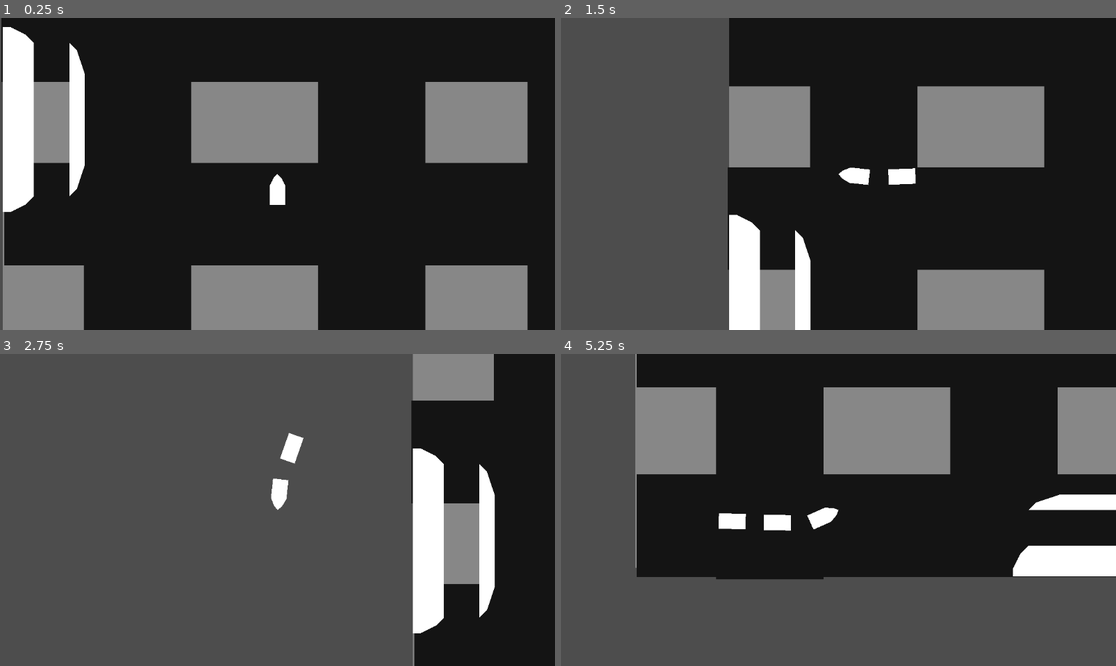
Above: before the commit, frames 1-4 (two rows, left to right).
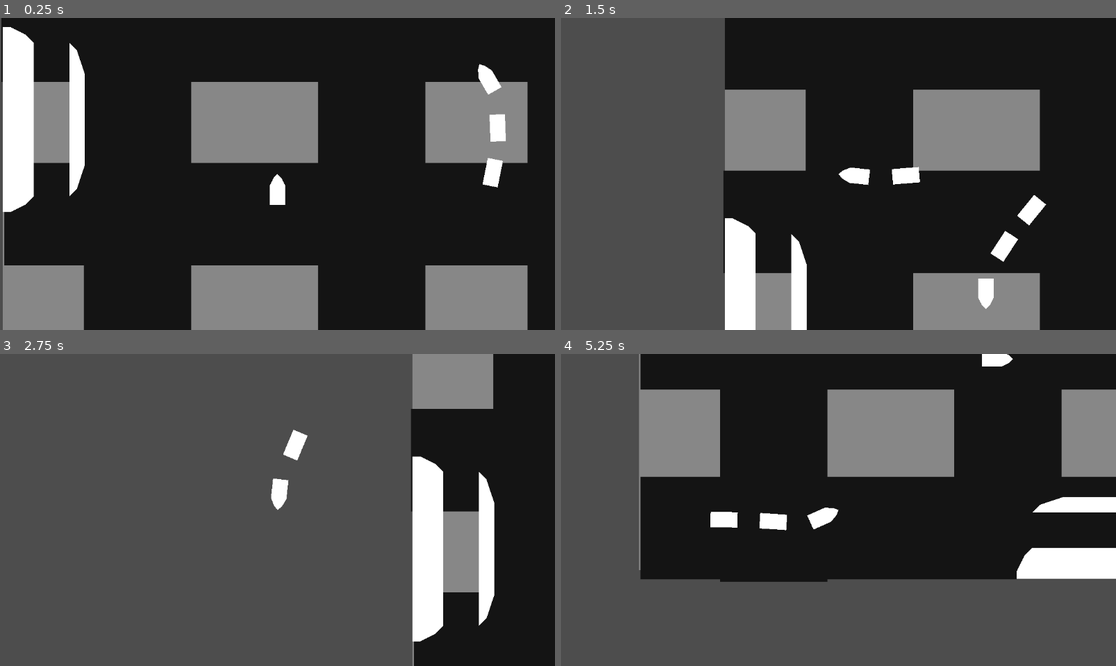
Above: after the commit, the same moments.

Repository: GodMadeEarth/Godot-Wild-Jam-59
Game: Godot game, scene res://sences/game.tscn
Same seed, same stepped clock (60 frames per second), same inputs: the game is played once before the commit and once after it.
Inputs:
- Up to frame 1 (0.25 s): no input
- Up to frame 2 (1.5 s): hold Up (ui_up) 0.53-1.28 s; hold A (Move_L) 0.53-1.28 s; tap D (Move_R) at 0.8, 1.35 s; hold Down (ui_down) from 1.28 s (still down)
- Up to frame 3 (2.75 s): tap A (Move_L) at 1.55 s; release Down (ui_down) at 2.03 s; hold Up (ui_up) from 2.03 s (still down); hold A (Move_L) from 2.03 s (still down); tap D (Move_R) at 2.3 s
- Up to frame 4 (5.25 s): release A (Move_L) at 2.78 s; tap D (Move_R) at 2.85, 3.8, 4.35 s; tap A (Move_L) at 3.05, 4.55 s; release Up (ui_up) at 3.53 s; hold A (Move_L) 3.53-4.28 s; hold Down (ui_down) from 3.53 s (still down); hold A (Move_L) from 5.03 s (still down)

The runs differ from the first frame. In frame 1, 0.7% of the frame differs, in the area x 86-92%, y 14-55%; in frame 2, 4.6%, in the area x 29-88%, y 0-100%; in frame 3, 1.7%; in frame 4, 3.9%.

Commit message:
Added basic enemy train and made train head usable by player and enemy

Diff:
--- /dev/null
+++ b/Godot-wild-jam-59/sences/Trains/Player/player_controler.gd
@@ -0,0 +1,29 @@
+extends Node2D
+@onready var train_head = $"Train head"
+
+# Called when the node enters the scene tree for the first time.
+func _ready():
+	pass # Replace with function body.
+
+
+# Called every frame. 'delta' is the elapsed time since the previous frame.
+func _process(delta):
+	lisen_for_controles(delta)
+	pass
+func lisen_for_controles(delta):
+	#Movement controls
+	if Input.is_action_pressed("Move_L"):
+		train_head.set_dir(-1)
+		train_head.rotation = train_head.rotation+(train_head.rotation_direction*train_head.rotation_speed*delta)
+	if Input.is_action_pressed("Move_R"):
+		train_head.set_dir(1)
+		train_head.rotation = train_head.rotation+(train_head.rotation_direction*train_head.rotation_speed*delta)
+
+	# Testing controles
+	if Input.is_action_just_pressed("ui_down"):
+		print("made cart")
+		train_head.add_cart()
+	if Input.is_action_just_pressed("ui_up"):
+		print("Cart removed")
+		var rand_index = randi_range(1,get_children().size()-1)
+		train_head.remove_cart(1)
--- /dev/null
+++ b/Godot-wild-jam-59/sences/Trains/Player/train.tscn
@@ -0,0 +1,11 @@
+[gd_scene load_steps=3 format=3 uid="uid://vjoupg6f5jg0"]
+
+[ext_resource type="Script" path="res://sences/Trains/Player/player_controler.gd" id="1_eq25v"]
+[ext_resource type="PackedScene" uid="uid://uvh015smr05p" path="res://sences/Trains/base_train_head.tscn" id="2_q2rpj"]
+
+[node name="Player Train" type="Node2D"]
+script = ExtResource("1_eq25v")
+
+[node name="Train head" parent="." instance=ExtResource("2_q2rpj")]
+
+[node name="Camera2D2" type="Camera2D" parent="Train head"]
--- a/Godot-wild-jam-59/sences/Trains/Train.gd
+++ b/Godot-wild-jam-59/sences/Trains/Train.gd
@@ -1,4 +1,6 @@
 extends CharacterBody2D
+class_name Train_Head
+
 @onready var train_cart = preload("res://sences/Trains/train_cart.tscn")
 @export var speed:int = 100
 var rotation_speed:float = PI/1.5
@@ -14,35 +16,14 @@
 # Called every frame. 'delta' is the elapsed time since the previous frame.
 func _physics_process(delta):
 	move_straight(delta)
-	if Input.is_action_just_pressed("ui_down"):
-		print("made cart")
-		add_cart()
-	if Input.is_action_just_pressed("ui_up"):
-		print("Cart removed")
-		var rand_index = randi_range(1,get_parent().get_children().size()-1)
-		remove_cart(1)
-#		if rand_index > 0 and get_parent().get_children().size() > 1:
-#			remove_cart(rand_index)
 
 func move_arc(delta):
-	if Input.is_action_pressed("Move_L"):
-		set_dir(-0.05)
-	if Input.is_action_pressed("Move_R"):
-		set_dir(0.05)
-
 
 	var velocity = (Vector2.UP.rotated(rotation) * speed*delta)
 	rotation = rotation+(rotation_direction*rotation_speed*delta)
 	position += velocity
 
 func move_straight(delta):
-	if Input.is_action_pressed("Move_L"):
-		set_dir(-1)
-		rotation = rotation+(rotation_direction*rotation_speed*delta)
-	if Input.is_action_pressed("Move_R"):
-		set_dir(1)
-		rotation = rotation+(rotation_direction*rotation_speed*delta)
-
 	velocity = (Vector2.UP.rotated(rotation) * speed)
 
 	move_and_slide()
--- a/Godot-wild-jam-59/sences/Trains/train.tscn
+++ b/Godot-wild-jam-59/sences/Trains/base_train_head.tscn
@@ -1,37 +1,33 @@
-[gd_scene load_steps=3 format=3 uid="uid://vjoupg6f5jg0"]
+[gd_scene load_steps=3 format=3 uid="uid://uvh015smr05p"]
 
-[ext_resource type="Script" path="res://sences/Trains/Train.gd" id="1_ibw7c"]
+[ext_resource type="Script" path="res://sences/Trains/Train.gd" id="1_6jy5h"]
 
 [sub_resource type="PhysicsMaterial" id="PhysicsMaterial_u0kt4"]
 rough = true
 bounce = 1.0
 absorbent = true
 
-[node name="Train" type="Node2D"]
-
-[node name="Train head" type="CharacterBody2D" parent="."]
+[node name="Train head" type="CharacterBody2D"]
 position = Vector2(-2.89679e-05, 0)
 motion_mode = 1
-script = ExtResource("1_ibw7c")
+script = ExtResource("1_6jy5h")
 speed = 500
 metadata/_edit_group_ = true
 
-[node name="Polygon2D" type="Polygon2D" parent="Train head"]
+[node name="Polygon2D" type="Polygon2D" parent="."]
 position = Vector2(-8, 49)
 polygon = PackedVector2Array(8.00003, -49, 2.86102e-05, -41, -7.99997, -25, -7.99997, 15, 24, 15, 24, -25, 16, -41)
 
-[node name="CollisionPolygon2D" type="CollisionPolygon2D" parent="Train head"]
+[node name="CollisionPolygon2D" type="CollisionPolygon2D" parent="."]
 position = Vector2(-8, 49)
 polygon = PackedVector2Array(2.86102e-05, -41, -7.99997, -25, -7.99997, 7, 24, 7, 24, -25, 16, -41, 8.00003, -49)
 
-[node name="PinJoint2D" type="PinJoint2D" parent="Train head"]
+[node name="PinJoint2D" type="PinJoint2D" parent="."]
 position = Vector2(4.00543e-05, 72)
 node_a = NodePath("..")
 
-[node name="Camera2D" type="Camera2D" parent="Train head"]
-
-[node name="StaticBody2D" type="StaticBody2D" parent="Train head"]
+[node name="StaticBody2D" type="StaticBody2D" parent="."]
 physics_material_override = SubResource("PhysicsMaterial_u0kt4")
 
-[node name="CollisionPolygon2D" type="CollisionPolygon2D" parent="Train head/StaticBody2D"]
+[node name="CollisionPolygon2D" type="CollisionPolygon2D" parent="StaticBody2D"]
 polygon = PackedVector2Array(-16, 59, -16, 57, 16, 57, 16, 59, 2.89679e-05, 64)
--- /dev/null
+++ b/Godot-wild-jam-59/sences/Trains/enemies/Enemy Train.gd
@@ -0,0 +1,15 @@
+extends Node2D
+@onready var train_head:Train_Head = $"Train head"
+
+# Called when the node enters the scene tree for the first time.
+func _ready():
+	for i in range(2):
+		train_head.add_cart()
+	pass # Replace with function body.
+
+
+# Called every frame. 'delta' is the elapsed time since the previous frame.
+func _process(delta):
+	train_head.set_dir(-1)
+	train_head.rotation = train_head.rotation+(train_head.rotation_direction*train_head.rotation_speed*delta)
+	pass
--- /dev/null
+++ b/Godot-wild-jam-59/sences/Trains/enemies/Enemy Train.tscn
@@ -0,0 +1,9 @@
+[gd_scene load_steps=3 format=3 uid="uid://bd280oct5pf2f"]
+
+[ext_resource type="Script" path="res://sences/Trains/enemies/Enemy Train.gd" id="1_khb3y"]
+[ext_resource type="PackedScene" uid="uid://uvh015smr05p" path="res://sences/Trains/base_train_head.tscn" id="1_s8jih"]
+
+[node name="Enemy Train" type="Node2D"]
+script = ExtResource("1_khb3y")
+
+[node name="Train head" parent="." instance=ExtResource("1_s8jih")]
--- a/Godot-wild-jam-59/sences/game.tscn
+++ b/Godot-wild-jam-59/sences/game.tscn
@@ -1,7 +1,8 @@
-[gd_scene load_steps=3 format=3 uid="uid://4icy85h2kksj"]
+[gd_scene load_steps=4 format=3 uid="uid://4icy85h2kksj"]
 
-[ext_resource type="PackedScene" uid="uid://vjoupg6f5jg0" path="res://sences/Trains/train.tscn" id="1_f5mae"]
+[ext_resource type="PackedScene" uid="uid://vjoupg6f5jg0" path="res://sences/Trains/Player/train.tscn" id="1_f5mae"]
 [ext_resource type="PackedScene" uid="uid://mk8iuk8ytsrl" path="res://sences/train_station.tscn" id="2_k1mfv"]
+[ext_resource type="PackedScene" uid="uid://bd280oct5pf2f" path="res://sences/Trains/enemies/Enemy Train.tscn" id="3_1icv6"]
 
 [node name="game" type="Node2D"]
 
@@ -64,7 +65,7 @@
 offset_bottom = 1369.0
 color = Color(0.0784314, 0.0784314, 0.0784314, 1)
 
-[node name="Train" parent="." instance=ExtResource("1_f5mae")]
+[node name="Player Train" parent="." instance=ExtResource("1_f5mae")]
 position = Vector2(570, 910)
 
 [node name="Train Station" parent="." instance=ExtResource("2_k1mfv")]
@@ -81,3 +82,6 @@
 [node name="Train Station4" parent="." instance=ExtResource("2_k1mfv")]
 position = Vector2(2000, 488)
 rotation = 1.5708
+
+[node name="Enemy Train" parent="." instance=ExtResource("3_1icv6")]
+position = Vector2(1019, 677)
